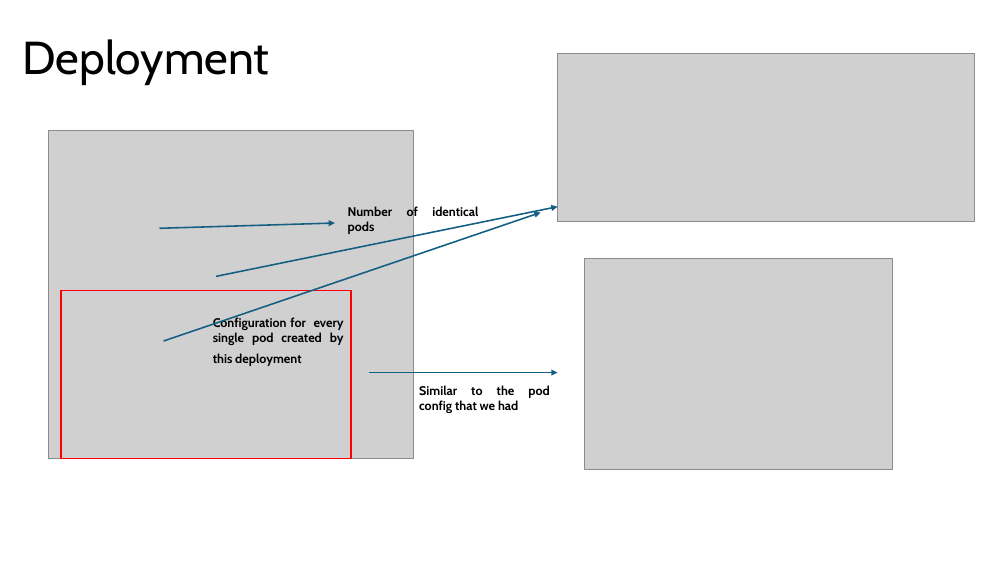
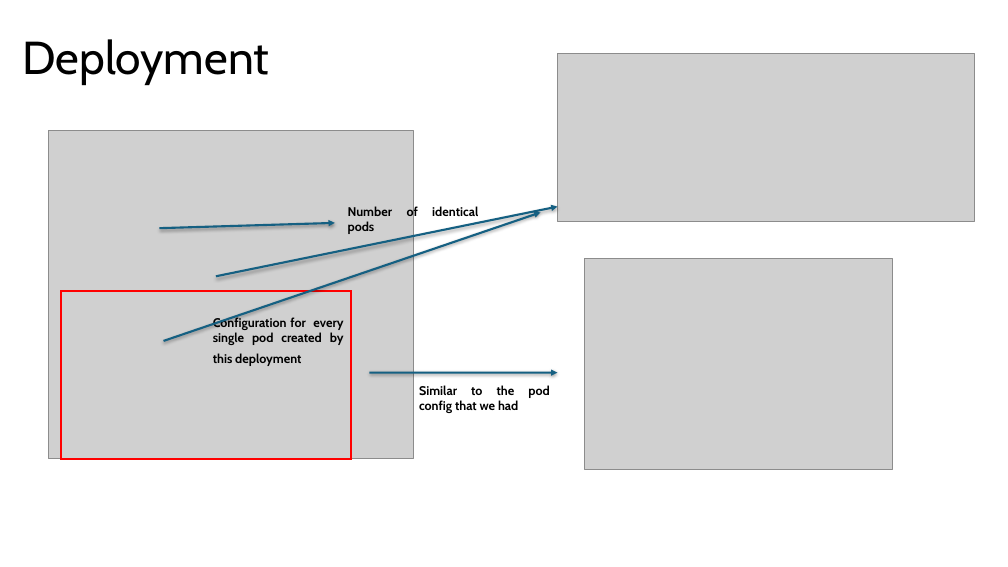
Before and after one commit to EnriqueEP81/kubernetes-tutorial, a slide deck: slide 7 of 13.maintainingSetContainers.pptx. Drawn at 1008x567 pixels with LibreOffice and Linux fonts; fonts in the diff are those of the drawing; grey boxes stand for pictures. Boxes give left, top, right and bottom in pixels: in the first picture for what was removed or moved away, otherwise in the second. Text is boxed around its words. In the diff, an @@ line names an element or a change of style, - is before the commit and + after.

Commit message:
more and more deployments

```diff
--- a/13.maintainingSetContainers.pptx
+++ b/13.maintainingSetContainers.pptx
@@ arrow removed from (216, 277) to (558, 206) @@
@@ freeform shape added at [216,206,558,276], outline #156082 2 pt @@
@@ arrow removed from (160, 228) to (335, 223) @@
@@ freeform shape added at [160,223,335,228], outline #156082 2 pt @@
@@ arrow removed from (163, 341) to (541, 212) @@
@@ freeform shape added at [163,212,541,341], outline #156082 2 pt @@
@@ rectangle at [61,290,352,458]: outline #FF0000 1.5 pt to #FF0000 2 pt @@
@@ arrow removed from (370, 373) to (558, 373) @@
@@ freeform shape added at [370,373,558,373], outline #156082 2 pt @@
```
Also in this commit, not shown: 5 other slides changed, 1 slide added, 1 slide removed, 2 other files.
